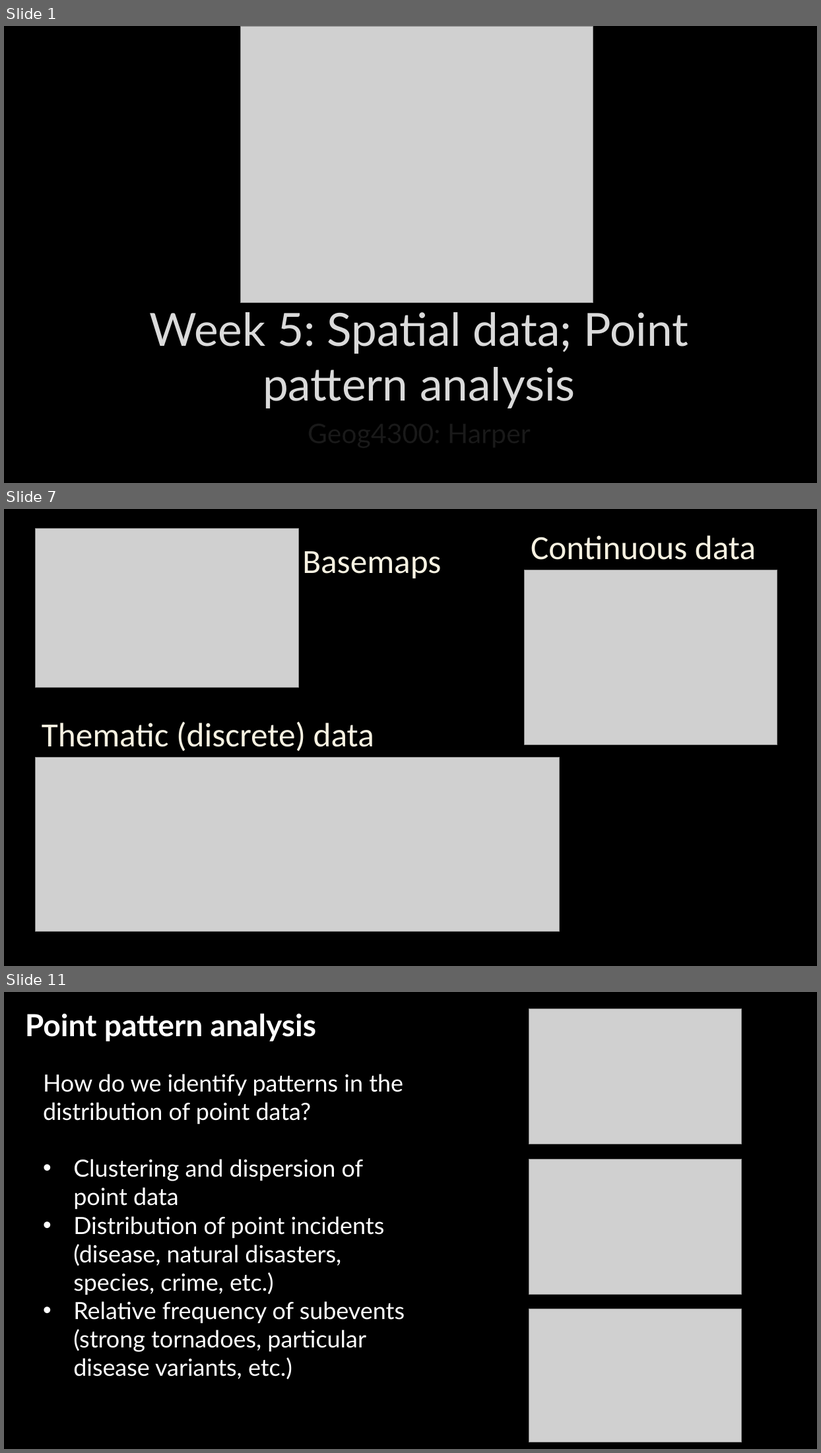
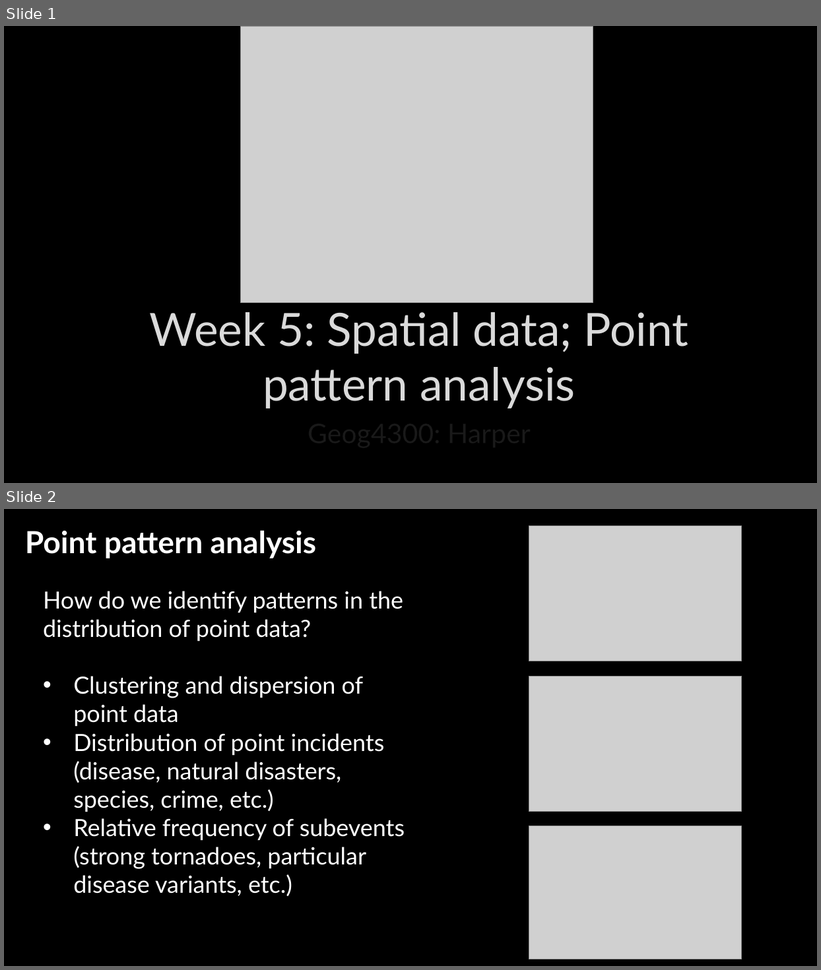
Before and after one commit to communitymaplab/geog4300_datascience, a slide deck: in_class_slides/geog4300_L07 Point pattern analysis and MAUP.pptx. Shown one above the other, each under a label of ours: slides 1, 7 and 11 before the commit, slides 1 and 2 after it; the slides between them are not shown. The pictures are 821x1453 and 821x970 pixels, drawn with LibreOffice and Linux fonts; fonts in the diff are those of the drawing; grey boxes stand for pictures; background and template pictures are left out. Boxes give left, top, right and bottom in pixels: in the first picture for what was removed or moved away, otherwise in the second. Text is boxed around its words. In the diff, an @@ line names an element or a change of style, - is before the commit and + after.

```diff
--- a/in_class_slides/geog4300_L07 Point pattern analysis and MAUP.pptx
+++ b/in_class_slides/geog4300_L07 Point pattern analysis and MAUP.pptx
@@ slide 7 removed at bbox=[4, 509, 817, 966], background picture (left out) @@
@@ picture removed at bbox=[36, 529, 298, 688] @@
@@ text removed at bbox=[531, 535, 756, 560] @@
-Continuous data
@@ text removed at bbox=[302, 551, 441, 579] @@
-Basemaps
@@ picture removed at bbox=[525, 570, 778, 745] @@
@@ text removed at bbox=[42, 722, 374, 751] @@
-Thematic (discrete) data
@@ picture removed at bbox=[36, 757, 560, 931] @@
@@ what was slide 11 is now slide 2 @@
```
Also in this commit, not shown: 8 other slides removed, 4 other files.
